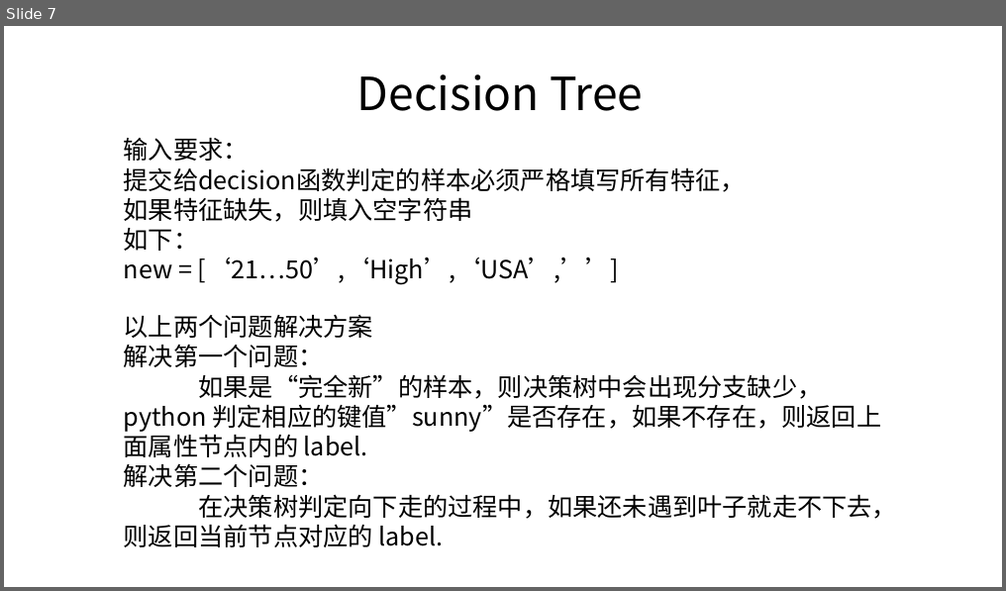
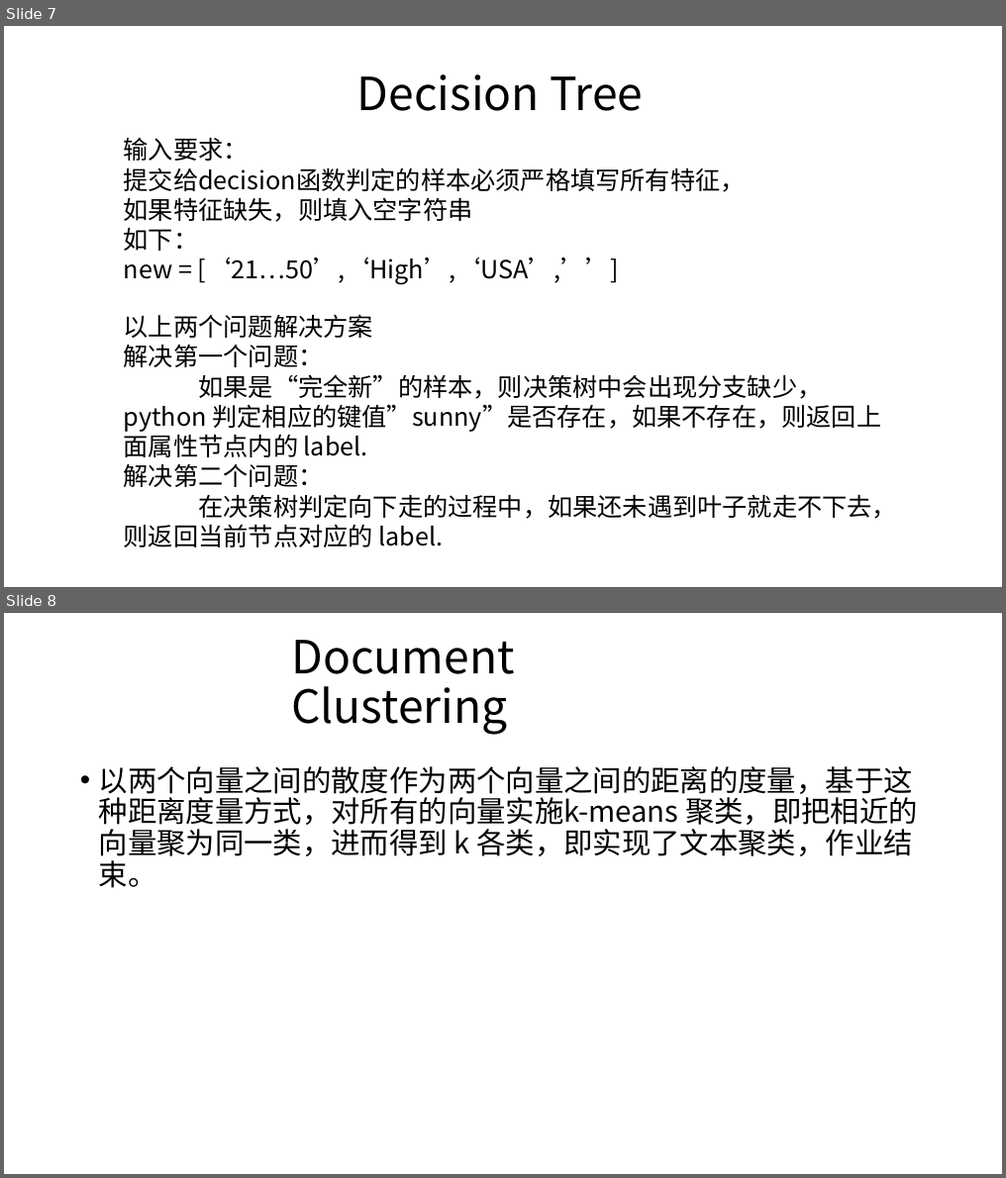
Before and after one commit to JackLuSun/InfoTheory, a slide deck: GroupHomework/Record.pptx. Shown one above the other, each under a label of ours: slide 7 before the commit, slides 7 and 8 after it. The pictures are 1006x591 and 1006x1178 pixels, drawn with LibreOffice and Linux fonts; fonts in the diff are those of the drawing. Boxes give left, top, right and bottom in pixels: in the first picture for what was removed or moved away, otherwise in the second. Text is boxed around its words. In the diff, an @@ line names an element or a change of style, - is before the commit and + after.

```diff
--- a/GroupHomework/Record.pptx
+++ b/GroupHomework/Record.pptx
@@ slide 8 added at <box>4,613,1002,1174</box>, background #FFFFFF @@
@@ title added at <box>291,640,514,735</box>, 44 pt, text #000000 @@
+Document Clustering
@@ text added at <box>99,766,918,888</box>, 28 pt, text #000000 @@
+• 以两个向量之间的散度作为两个向量之间的距离的度量，基于这种距离度量方式，对所有的向量实施k-means 聚类，即把相近的向量聚为同一类，进而得到 k 各类，即实现了文本聚类，作业结束。
```
Also in this commit, not shown: 1 slide changed, 2 other slides added.
